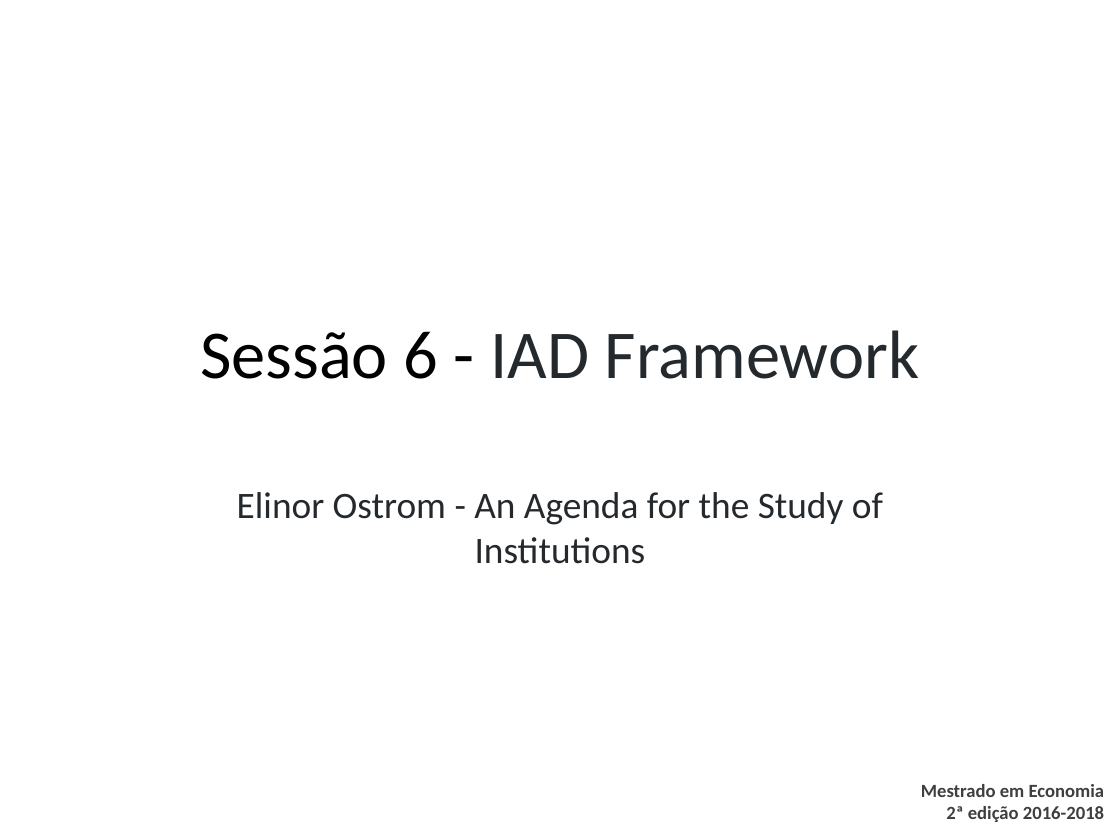
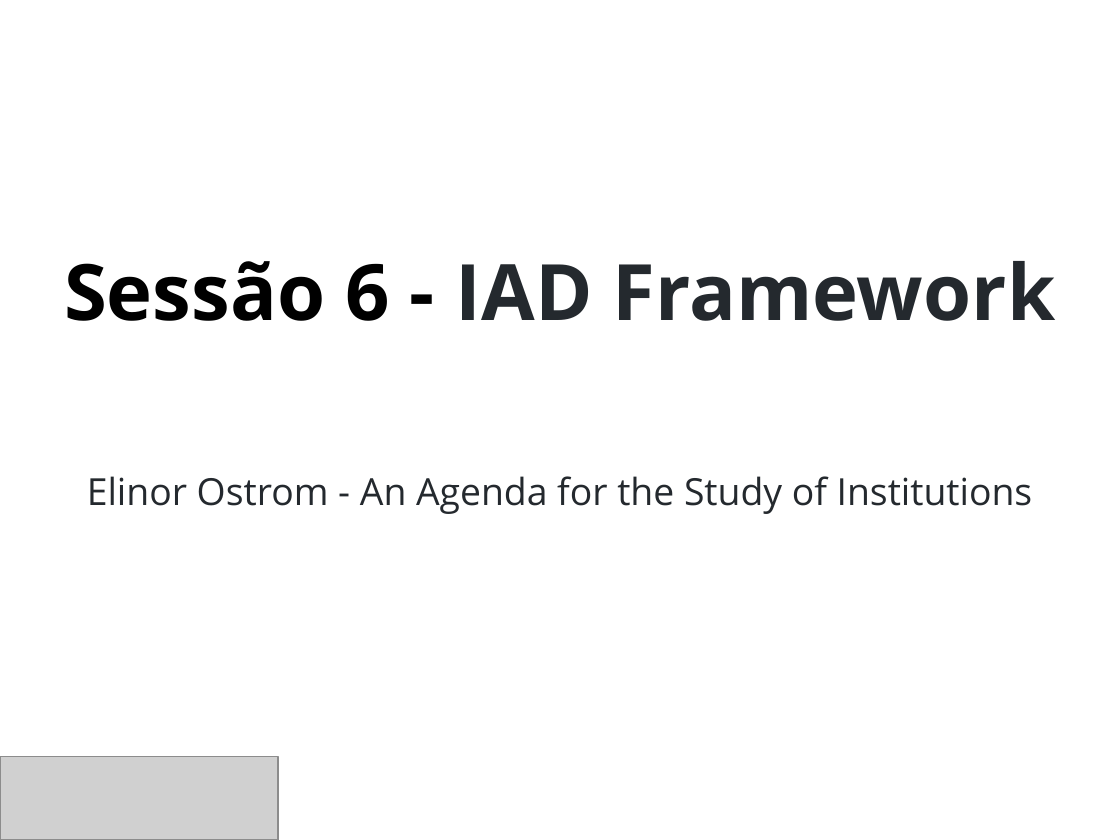
Before and after one commit to danilofreire/omma, a slide deck: slide 1 of sessoes-05-06/sessao-06.pptx. Drawn at 1120x840 pixels with LibreOffice and Linux fonts; fonts in the diff are those of the drawing; grey boxes stand for pictures; background and template pictures are left out. Boxes give left, top, right and bottom in pixels: in the first picture for what was removed or moved away, otherwise in the second. Text is boxed around its words. In the diff, an @@ line names an element or a change of style, - is before the commit and + after.

```diff
--- a/sessoes-05-06/sessao-06.pptx
+++ b/sessoes-05-06/sessao-06.pptx
@@ title "Sessão 6 - IAD Framework": place and size @@
-title "Sessão 6 - IAD Framework" at (200,330,919,379)
+title "Sessão 6 - IAD Framework" at (64,261,1055,321)
@@ title "Sessão 6 - IAD Framework" at (64,261,1055,321): size 44 to 50 pt, font Calibri to Open Sans, bold on @@
@@ subtitle "Elinor Ostrom - An Agenda ...": place and size @@
-subtitle "Elinor Ostrom - An Agenda ..." at (237,492,883,564)
+subtitle "Elinor Ostrom - An Agenda ..." at (87,476,1033,514)
@@ subtitle "Elinor Ostrom - An Agenda ..." at (87,476,1033,514): font Calibri to Open Sans @@
@@ picture added at (0,756,278,840) @@
@@ text removed at (921,784,1105,822) @@
-Mestrado em Economia
-2ª edição 2016-2018
```
Also in this commit, not shown: 17 other slides changed, 36 other files.
